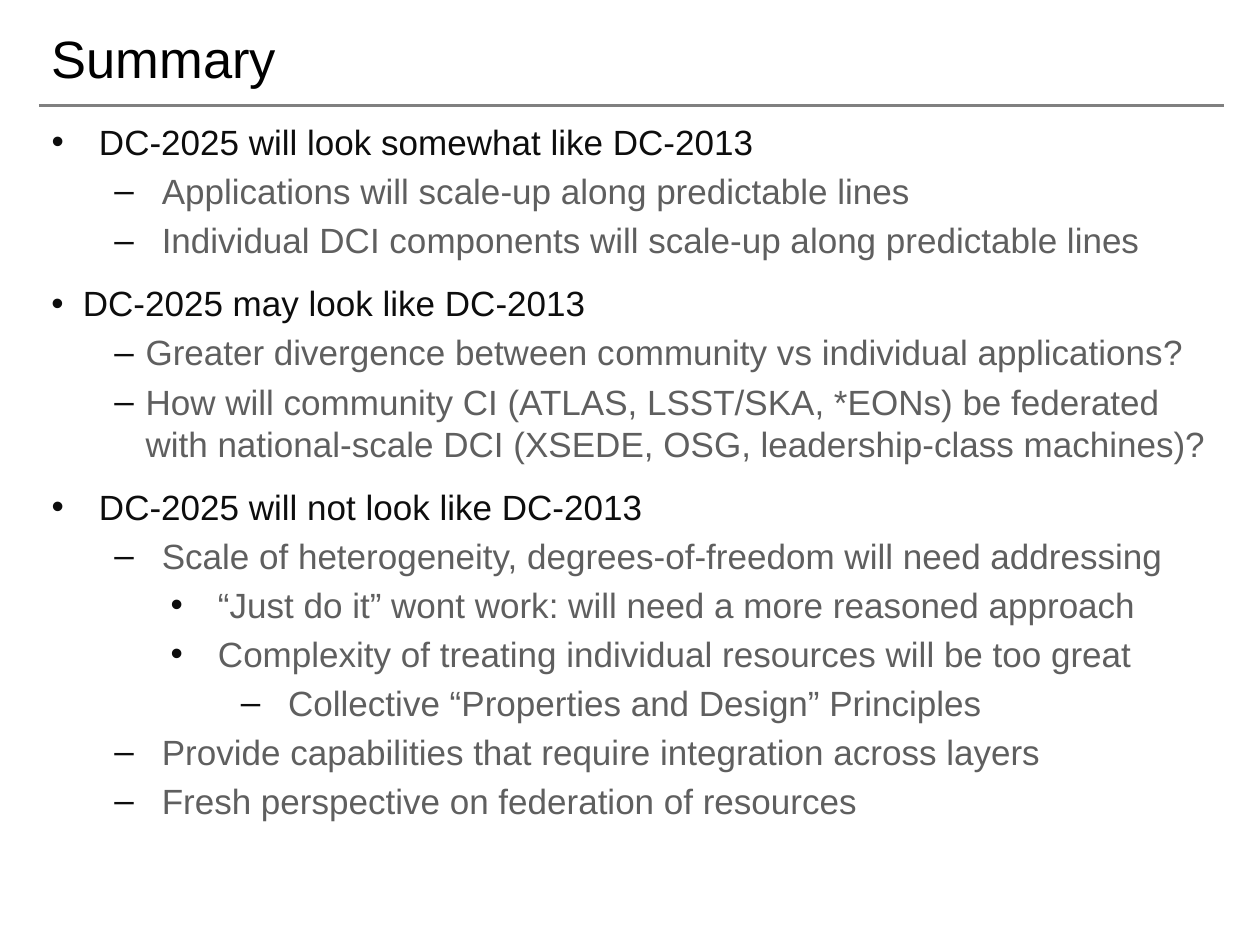
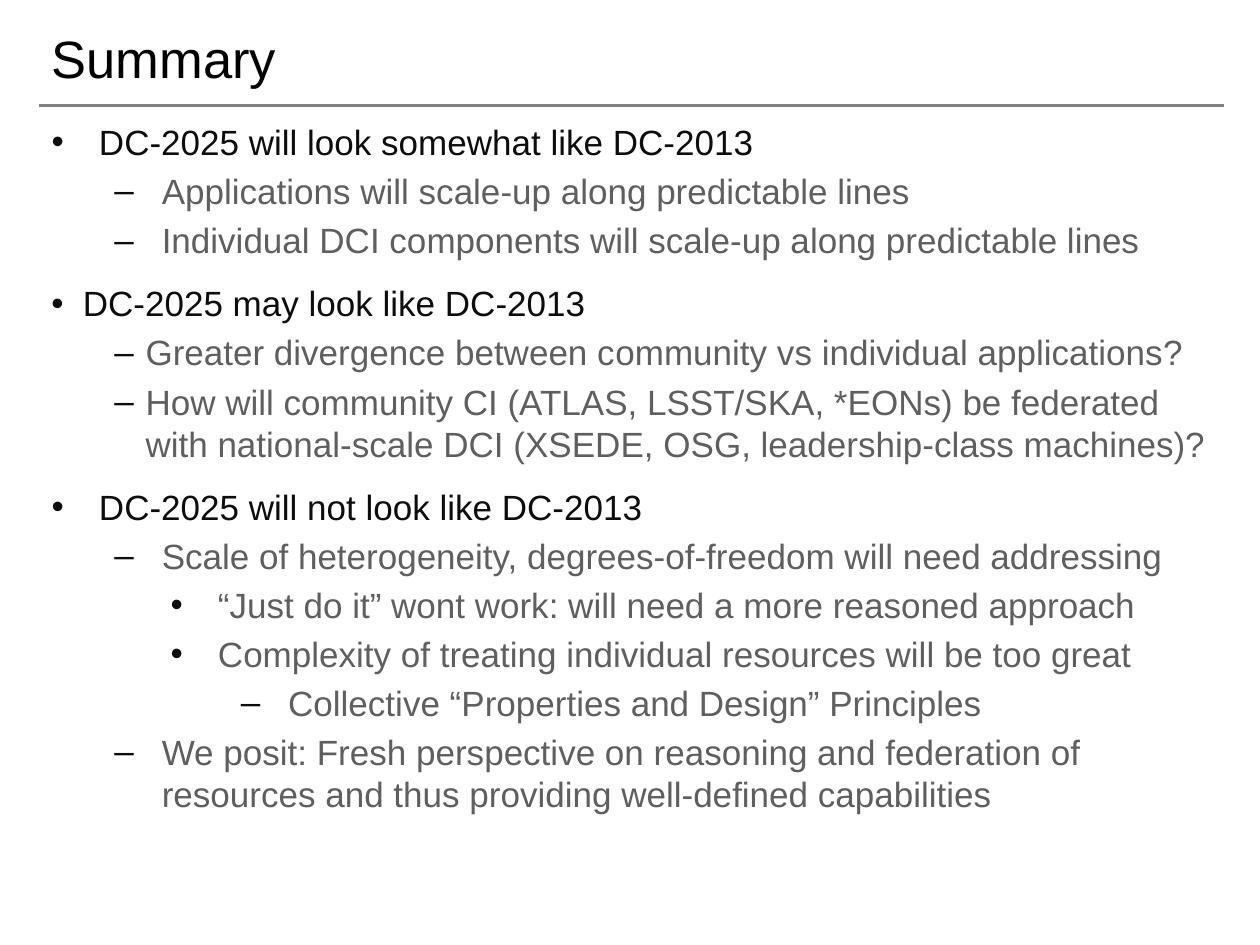
Before and after one commit to saga-project/presentations, a slide deck: slide 13 of radical-magic.pptx. Drawn at 1260x945 pixels with LibreOffice and Linux fonts; fonts in the diff are those of the drawing; background and template pictures are left out. Boxes give left, top, right and bottom in pixels: in the first picture for what was removed or moved away, otherwise in the second. Text is boxed around its words. In the diff, an @@ line names an element or a change of style, - is before the commit and + after.

```diff
--- a/radical-magic.pptx
+++ b/radical-magic.pptx
@@ text at [162, 739, 1080, 813]: text changed @@
-  – Provide capabilities that require integration across layers
-  – Fresh perspective on federation of resources
+  – We posit: Fresh perspective on reasoning and federation of resources and thus providing well-defined capabilities
```
Also in this commit, not shown: 5 other slides changed, 1 slide removed.
